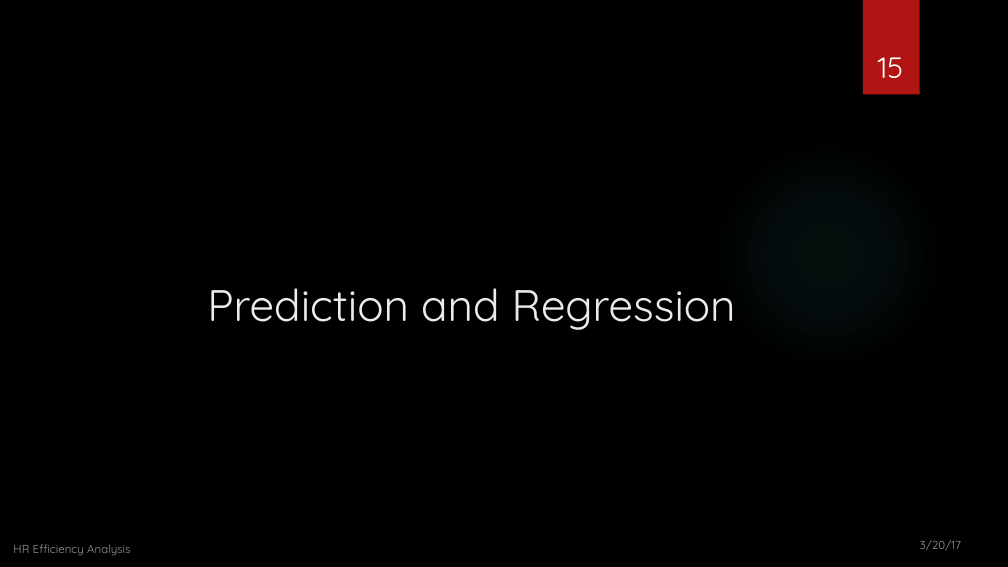
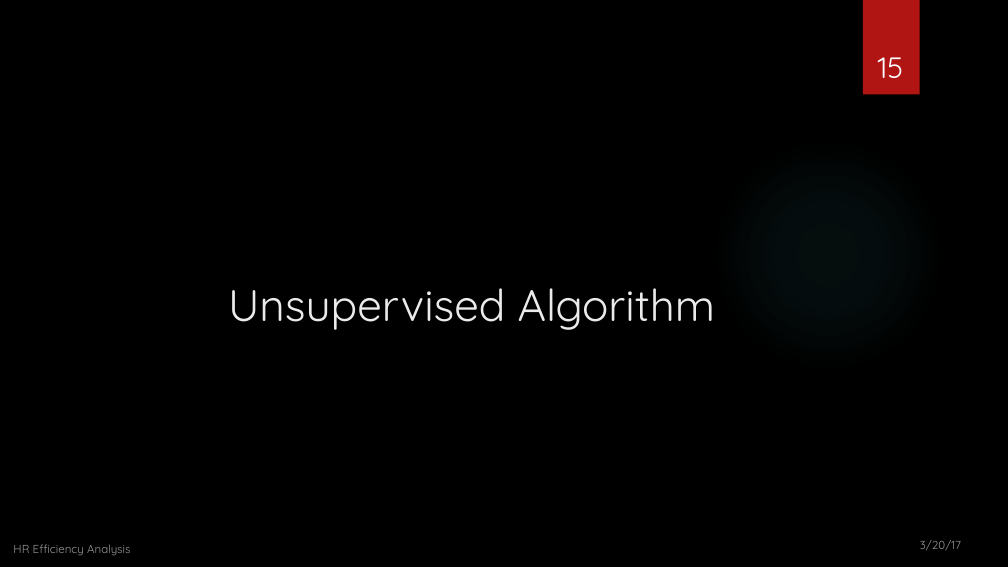
Before and after one commit to tonyvx/007x, a slide deck: slide 15 of hr_efficiency/DataScience_CapstoneProject.pptx. Drawn at 1008x567 pixels with LibreOffice and Linux fonts; fonts in the diff are those of the drawing; background and template pictures are left out. Boxes give left, top, right and bottom in pixels: in the first picture for what was removed or moved away, otherwise in the second. Text is boxed around its words. In the diff, an @@ line names an element or a change of style, - is before the commit and + after.

Commit message:
updated

```diff
--- a/hr_efficiency/DataScience_CapstoneProject.pptx
+++ b/hr_efficiency/DataScience_CapstoneProject.pptx
@@ title at [228,288,716,330]: text changed @@
-Prediction and Regression
+Unsupervised Algorithm
```
Also in this commit, not shown: 2 slides added.
